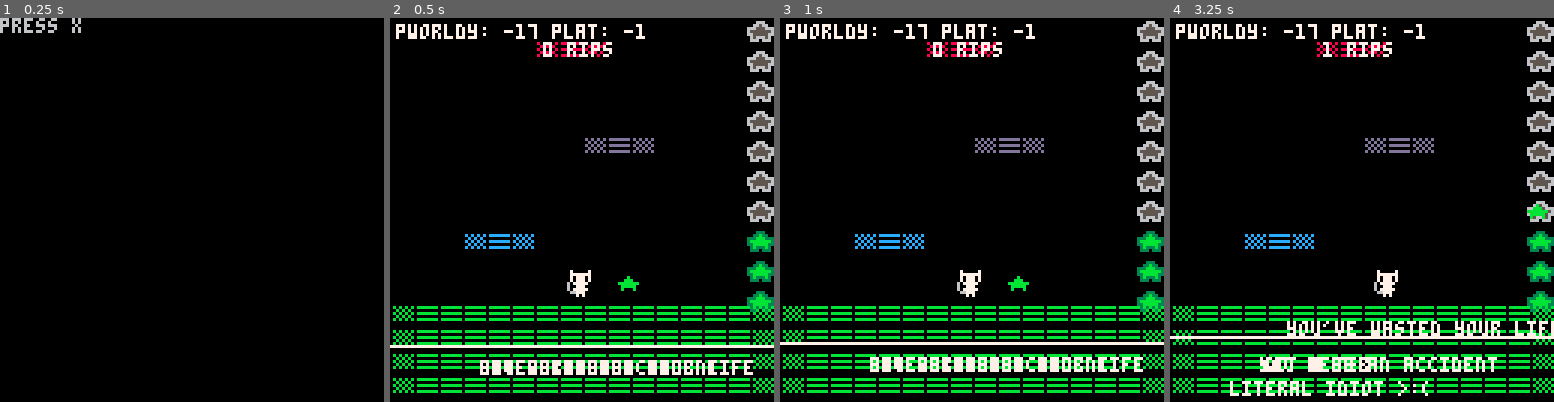
Above: before the commit, frames 1-4 (left to right).
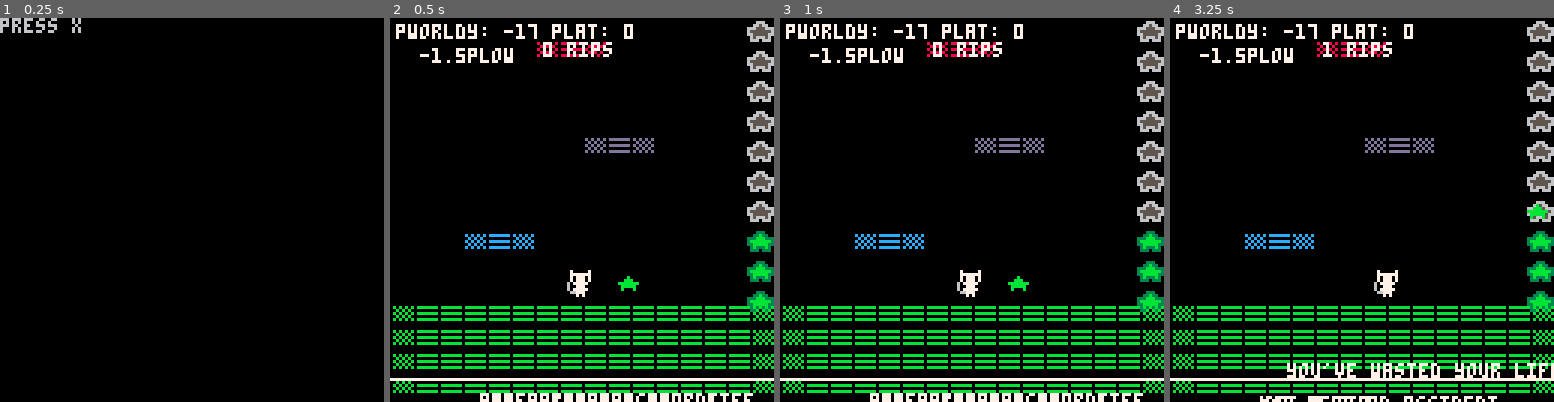
Above: after the commit, the same moments.

Repository: hypercube143/picoasciijam2026
Game: PICO-8 cartridge picoasciijam2016.p8
The game is run twice, just before and just after one commit, with the same random seed, the same clock (stepped at 60 frames per second) and the same inputs.
Inputs:
- Up to frame 1 (0.25 s): no input
- Up to frame 2 (0.5 s): tap X (X key) at 0.33 s
- Up to frame 3 (1 s): no input
- Up to frame 4 (3.25 s): tap X (X key) at 1.07, 1.85, 2.97 s; hold Right 1.6-2.1 s; hold Up 2.15-2.42 s; hold Right 2.47-3.03 s; hold Left from 3.08 s (still down)

Frame 1 is identical in both runs. In frame 2, 4.9% of the frame differs, in the area x 0-100%, y 1-100%; in frame 3, 4.9%; in frame 4, 6.5%.

Commit message:
thoughts consume

Diff:
--- a/picoasciijam2016.p8
+++ b/picoasciijam2016.p8
@@ -1,5 +1,5 @@
 pico-8 cartridge // http://www.pico-8.com
-version 41
+version 43
 __lua__
 --1337 420 8)
 -- vorp
@@ -20,9 +20,9 @@
 -- GLOBALS
 ------------------------------------------------------------------------------------------------------------------------------------------------------
 -- global thought cloud vars
-ORIGINAL_THOUGHT_MIN_DIST_FROM_PLAYER = 30
-THOUGHT_MIN_DIST_FROM_PLAYER = 30
-THOUGHT_MAX_DIST_FROM_PLAYER = 30 + 25
+ORIGINAL_THOUGHT_MIN_DIST_FROM_PLAYER = 40
+THOUGHT_MIN_DIST_FROM_PLAYER = 40
+THOUGHT_MAX_DIST_FROM_PLAYER = 40 + 25
 
 -- DEBUG THINGS
 debug = "debug: "
@@ -65,7 +65,7 @@
 function startMenu()
     return{
         update = function()
-            if btn(❎) then
+            if btnp(❎) then
                 initLevelOne()
                 CURR_SCENE = levelOne()
             end
@@ -90,7 +90,7 @@
     listOfThoughts = {"you are nothing", "you are a failure", "everything you do sucks", "stop smoking weed bro", "broke", "she took the kids",
         "the debt collectors are coming", "freak"
     }
-
+    THOUGHT_MIN_DIST_FROM_PLAYER = ORIGINAL_THOUGHT_MIN_DIST_FROM_PLAYER
 
 
     for i = 1, 5, 1 do
@@ -175,7 +175,7 @@
             displayTotalWeedCollected(t)
 
             -- DEBUGGING UNCOMMENT LATER
-            toCorrupt()
+            --toCorrupt()
 
             -- o = obstacles[1]
             -- if o then
@@ -267,7 +267,8 @@
         }
     return{
         highest = 0,
-        highestPlatform = -1,
+        lowest = 0,
+        highestPlatform = 0,
         falling = false,
         spr = co(x, y, 8, 8, texture, "player"),
         x = x,
@@ -281,6 +282,8 @@
         draw = function()
             p.spr.draw(p.x, p.y)
             print("pworldy: " .. ceil(p.worldY-16) .. " plat: " .. p.highestPlatform, 2, 2, 7)
+            print(p.lowest .. "plow", 10, 10, 7)
+
         end,
         update = function()
             checkPlayerCollision(entities)
@@ -304,6 +307,7 @@
 
 -- listOfThoughts = {"you are nothing", "bbb", "ccc", "ddd", "eee", "fff"}
 function checkPlayerFalling()
+    --local lowestPlat = map_tiles[1]
     local lowestPlat = map_tiles[1]
     local secondLowestPlat = map_tiles[2]
 
@@ -338,16 +342,6 @@
                     th.co.y -= 0.1
                 end
                 thing += 1
-
-
-            -- if #thoughts < 50 then
-            --     local thot = listOfThoughts[1+flr(rnd(#listOfThoughts))]
-            --     -- del(listOfThoughts, thot) -- ad listOfThoughts to lvl1 init
-            --     local x = flr(rnd(129))
-            --     local y = 128
-            --     add(thoughts, thought(x, y, 7, thot))
-            -- end
-
             end
         end
 
@@ -368,20 +362,31 @@
 
 riseSpd = 0.03
 function stationaryPlayerRisingThoughts()
-    if ceil(p.worldY - 16) <= p.highestPlatform and not(p.falling) then
-        THOUGHT_MIN_DIST_FROM_PLAYER -= riseSpd
-        for th in all(thoughts) do
-            th.co.y -= riseSpd
-        end
-    end
+    if (ceil(p.worldY - 16) == p.highestPlatform or ceil(p.worldY) - 15 == p.highestPlatform) and not(p.falling) and not(p.worldY < 0) then
+        thoughtMovementHelper(-riseSpd)
+    -- else falling off plats but not into void:
+    elseif p.worldY < p.highestPlatform and not(p.falling) and  not(p.worldY < 0) then
+        thoughtMovementHelper(-1)
+    end
+    dieQuestionMark()
 end
 
 function movingPlayerLoweringThoughts()
-    if ceil(p.worldY - 16) >= p.highestPlatform and THOUGHT_MIN_DIST_FROM_PLAYER < ORIGINAL_THOUGHT_MIN_DIST_FROM_PLAYER then
-        THOUGHT_MIN_DIST_FROM_PLAYER += riseSpd*4
-        for th in all(thoughts) do
-            th.co.y += riseSpd*4
-        end
+    if ceil(p.worldY - 16) > p.highestPlatform and THOUGHT_MIN_DIST_FROM_PLAYER < ORIGINAL_THOUGHT_MIN_DIST_FROM_PLAYER then
+        thoughtMovementHelper(riseSpd*4)
+    end
+end
+
+function thoughtMovementHelper(moveSpeed)
+    THOUGHT_MIN_DIST_FROM_PLAYER += moveSpeed
+    for th in all(thoughts) do
+        th.co.y += moveSpeed
+    end
+end
+
+function dieQuestionMark()
+    if p.y >= p.y + THOUGHT_MIN_DIST_FROM_PLAYER then
+        CURR_SCENE = deathScreen("you succumbed to your negative thoughts")
     end
 end
 
@@ -447,6 +452,7 @@
 
     -- setting highest point
     if p.worldY > p.highest then p.highest = p.worldY end
+    if p.worldY < p.lowest then p.lowest = p.worldY end
 
     if p.yVel < 0 then p.yVel = 0 end
     -- apply gravity if not touching platform
@@ -518,7 +524,7 @@
             end
             --
             if collidable.id == "platform" then -- platform should be turning white when player hits it but this not the case for some reason gahhh
-                p.highestPlatform = collidable.worldY
+                if p.worldY-10 > collidable.worldY then p.highestPlatform = collidable.worldY end
                 for sprite in all(collidable) do
                     sprite.colour = 7
                 end
@@ -721,7 +727,8 @@
 
 
 function initThoughts()
-    local y = THOUGHT_MIN_DIST_FROM_PLAYER + 5
+    local y = 45--THOUGHT_MIN_DIST_FROM_PLAYER + 5
+    --local x = 0
     return {
         thought(30, y, 7, "get a j*b"),
         thought(30, y, 7, "literal idiot >:("),
@@ -796,7 +803,7 @@
         update = function()
             -- may need to work around the t rollover...
             local timeUntilDecrease = (800 * dm)
-            if t - bar.tAtIncrease > timeUntilDecrease and not gracePeriod then
+            if t - bar.tAtIncrease > timeUntilDecrease and not gracePeriod and bar.level > 0 then
                 bar.level = bar.level - 1
                 bar.tAtIncrease = t
                 -- and instead of just delete it - flash the centre green :p
@@ -822,7 +829,7 @@
             local four = t - bar.tAtIncrease > 650 * dm and t - bar.tAtIncrease < 675 * dm
             local five = t - bar.tAtIncrease > 700 * dm and t - bar.tAtIncrease < 725 * dm
             local six = t - bar.tAtIncrease > 750 * dm and t - bar.tAtIncrease < 775 * dm
-            if one or two or three or four or five or six then
+            if (one or two or three or four or five or six) and not(bar.level == 0) then
                 drawGlyphWithBorder("★", 3, "★", 5, bar.x, 2 + bar.y + highest*pad)
             end
         end,
